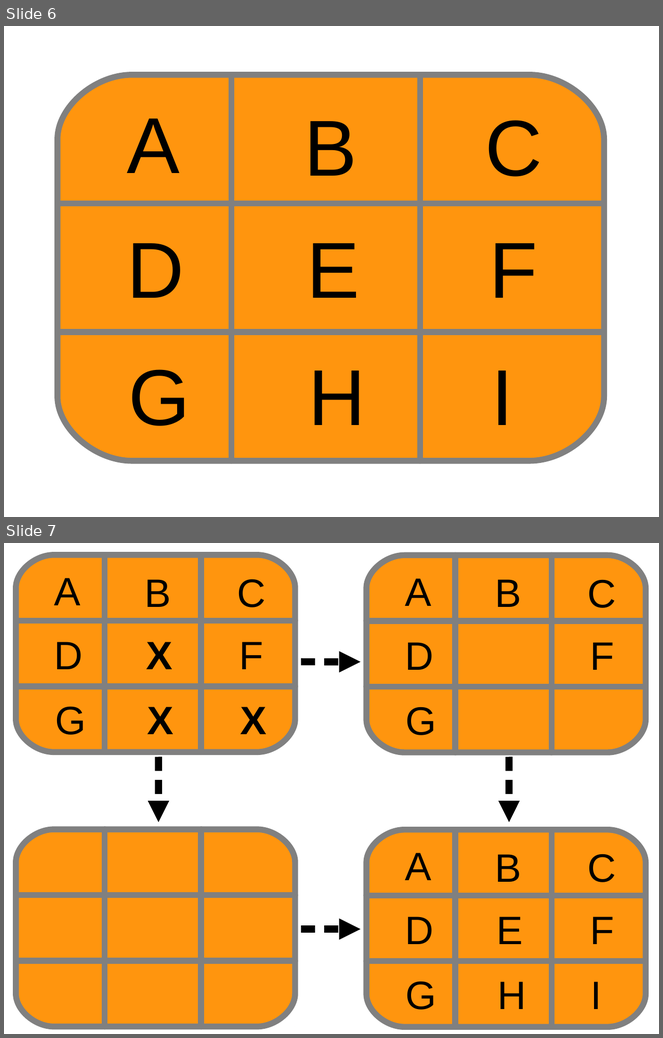
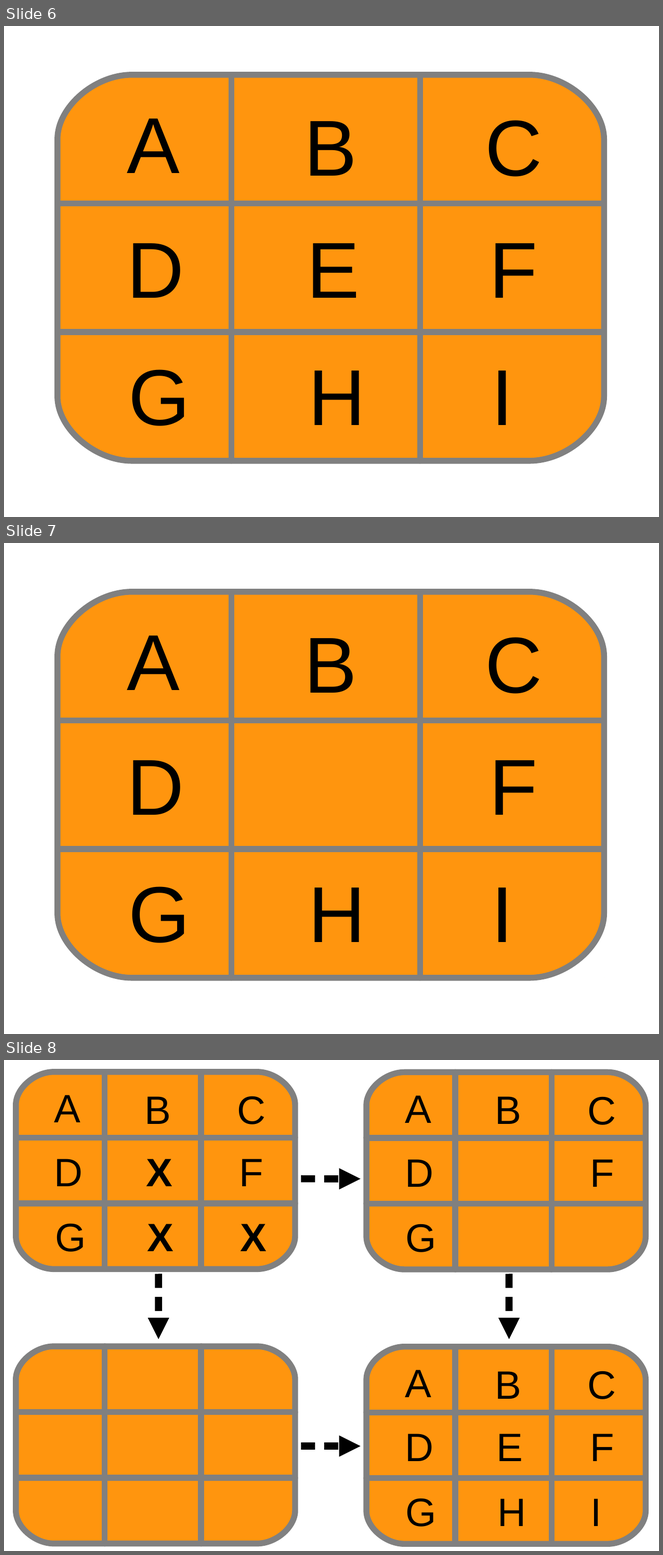
Before and after one commit to rlepigre/slides_summary_nameless_writes, a slide deck: slides/Images_source.odp. Shown one above the other, each under a label of ours: slides 6 and 7 before the commit, slides 6, 7 and 8 after it. The pictures are 663x1038 and 663x1555 pixels, drawn with LibreOffice and Linux fonts; fonts in the diff are those of the drawing. Boxes give left, top, right and bottom in pixels: in the first picture for what was removed or moved away, otherwise in the second. Text is boxed around its words. In the diff, an @@ line names an element or a change of style, - is before the commit and + after.

```diff
--- a/slides/Images_source.odp
+++ b/slides/Images_source.odp
@@ slide 7 added at [4, 543, 659, 1034], background #FFFFFF @@
@@ freeform shape added at [58, 592, 605, 978], fill #FF950E, outline #808080 7.2 pt @@
@@ text added at [127, 636, 180, 690], 96 pt, text #000000 @@
+A
@@ text added at [304, 638, 357, 693], 96 pt, text #000000 @@
+B
@@ text added at [486, 637, 543, 694], 96 pt, text #000000 @@
+C
@@ text added at [127, 760, 184, 815], 96 pt, text #000000 @@
+D
@@ text added at [490, 760, 538, 815], 96 pt, text #000000 @@
+F
@@ text added at [129, 887, 190, 943], 96 pt, text #000000 @@
+G
@@ text added at [309, 888, 366, 942], 96 pt, text #000000 @@
+H
@@ text added at [491, 888, 513, 942], 96 pt, text #000000 @@
+I
@@ what was slide 7 is now slide 8 @@
```
Also in this commit, not shown: 1 slide changed, 11 other files.
